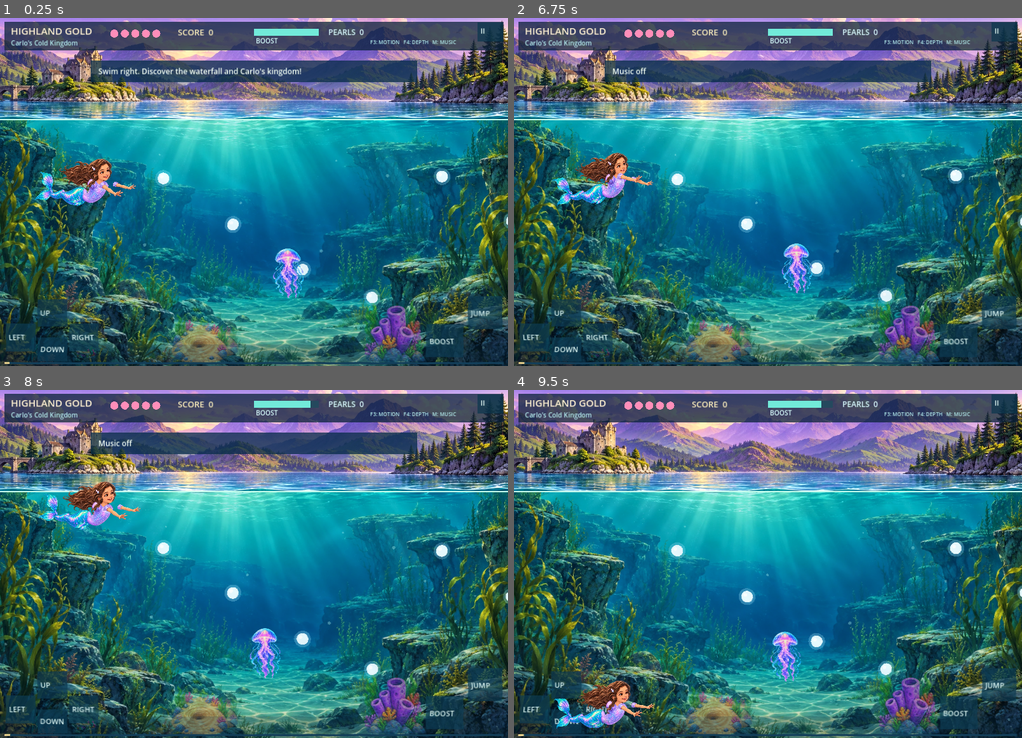
Above: before the commit, frames 1-4 (two rows, left to right).
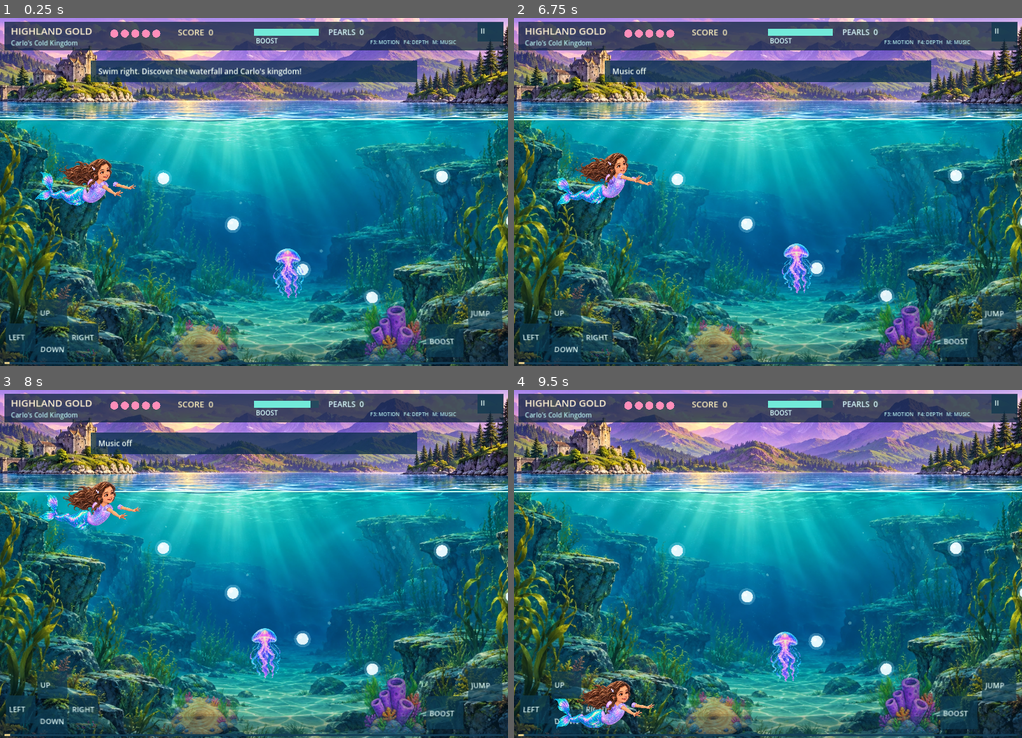
Above: after the commit, the same moments.

Repository: skhaze94-cloud/MermaidADVENTURE
Game: Godot game, scene res://godot/highland_level.tscn
Same seed, same stepped clock (60 frames per second), same inputs: the game is played once before the commit and once after it.
Inputs (mouse positions are in pixels of both pictures, inside the frame that each line leads up to):
- Up to frame 1 (0.25 s): no input
- Up to frame 2 (6.75 s): tap Enter at 0.5, 2.75, 4.25 s; move the mouse to (879, 174) at 0.52 s; hold Right 0.53-1.25 s; tap P at 0.6, 6.6 s; click (879, 174) at 0.67 s; tap Space at 0.77, 1.25, 3.5, 3.77, 6.5 s; drag from (666, 209) to (742, 261) at 1.27 s; move the mouse to (818, 115) at 2.02 s; hold Right 2.03-2.75 s; tap Shift at 2.1 s; drag from (742, 261) to (615, 139) at 2.77 s; move the mouse to (920, 244) at 3.52 s; hold Left 3.53-4.25 s; tap B at 3.6 s; drag from (615, 139) to (691, 105) at 4.27 s; move the mouse to (793, 192) at 5.02 s; hold Down 5.03-5.75 s; tap M at 5.1 s; click (793, 192) at 5.17 s; drag from (691, 105) to (666, 209) at 5.77 s; move the mouse to (879, 174) at 6.52 s; hold Up from 6.53 s (still down)
- Up to frame 3 (8 s): tap Space at 6.77 s; release Up at 7.25 s; drag from (152, 581) to (228, 633) at 7.27 s
- Up to frame 4 (9.5 s): move the mouse to (818, 487) at 8.02 s; hold Down 8.03-8.75 s; tap Shift at 8.1 s; drag from (742, 633) to (615, 511) at 8.77 s

The runs differ from the first frame. In frame 1, 35% of the frame differs, in the area x 0-100%, y 0-100%; in frame 2, 36%; in frame 3, 36%; in frame 4, 37%.

Commit message:
Godot v0.3: correct parallax overscan and keep shader distortion behind crisp actors/UI

Diff:
--- a/godot/world_depth.gd
+++ b/godot/world_depth.gd
@@ -76,8 +76,9 @@
 
 func _resize() -> void:
     screen_size = get_viewport_rect().size
-    background.position = Vector2(-18.0, -10.0)
-    background.size = screen_size + Vector2(36.0, 26.0)
+    # Overscan avoids exposing the right edge during maximum 2.5D travel.
+    background.position = Vector2(-50.0, -12.0)
+    background.size = screen_size + Vector2(120.0, 40.0)
     background_material.set_shader_parameter("surface_y", clampf(WATER_LINE / maxf(screen_size.y, 1.0), 0.0, 0.7))
     set_camera(camera_x, grotto, reduced_motion)
 
@@ -90,7 +91,7 @@
     background_material.set_shader_parameter("grotto_mix", 1.0 if grotto else 0.0)
     background_material.set_shader_parameter("motion_enabled", 0.0 if reduced_motion else 1.0)
     # One depth-perceived image parallax. No duplicate backdrop layers.
-    background.position.x = -18.0 - camera_x / LEVEL_WIDTH * 26.0
+    background.position.x = -50.0 - camera_x / LEVEL_WIDTH * 24.0
     for entry in far_entries:
         _position_entry(entry)
     for entry in middle_entries:
